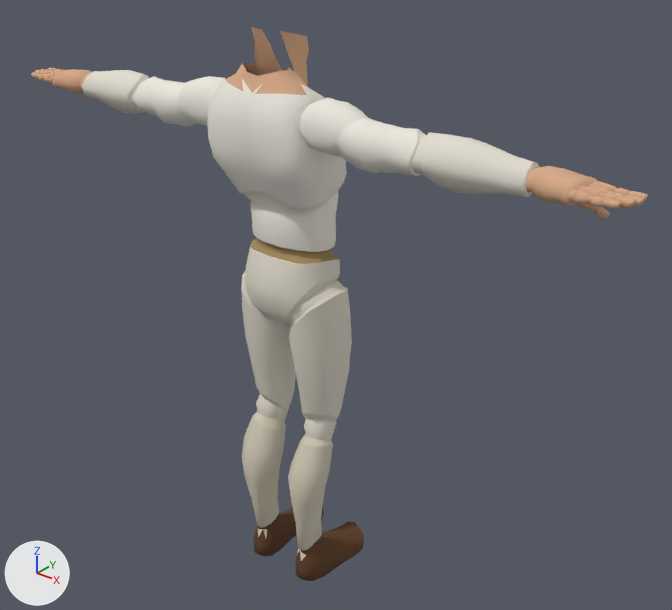
What one commit did to the glTF model assets/characters/human/human.glb.
Rendered twice from a camera (50 mm lens) standing at (1.58, -1.78, 2.05) and looking at (0.07, 0.11, 0.88). Every picture has the same lights, and +X, +Y and +Z are marked at lower left. The first picture is the older version. Where no turn or scale is listed for an object, it has been applied to the vertices. Vertices at exactly the same position are counted once.

In view in the first picture: 'Mannequin'.
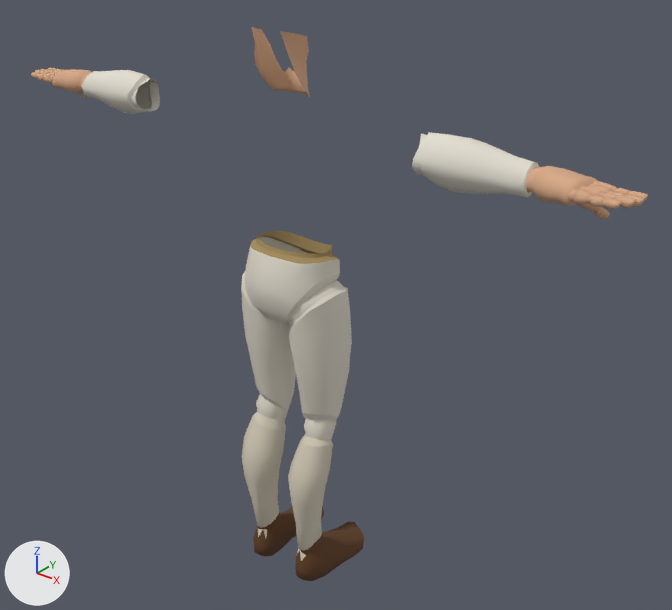
Diff of the bpy script that builds the scene:
```diff
--- a/assets/characters/human/human.glb.py
+++ b/assets/characters/human/human.glb.py
@@ me_mannequin @@
 # used by ob_mannequin; location = (0.0, 0.0, 0.0)
-me_mannequin.from_pydata(...)  # 6832 vertices, 13388 faces; spans x -0.97..0.97, y -0.16..0.21, z 0.0..1.67
+me_mannequin.from_pydata(...)  # 6186 vertices, 12046 faces; spans x -0.97..0.97, y -0.13..0.21, z 0.0..1.67
+# me_mannequin part 1: 4 vertices moved within x -0.47..0.47, y -0.11, z 1.44; 646 vertices removed from x -0.46..0.46, y -0.16..0.13, z 1.06..1.58
 me_mannequin.materials.append(mat_palette)
```

What differs and where, as boxes [x1, y1, x2, y2] in the pictures (672 x 610 px):
part 1 of me_mannequin, cut back: before [132, 63, 424, 254]; after [132, 88, 420, 167]
